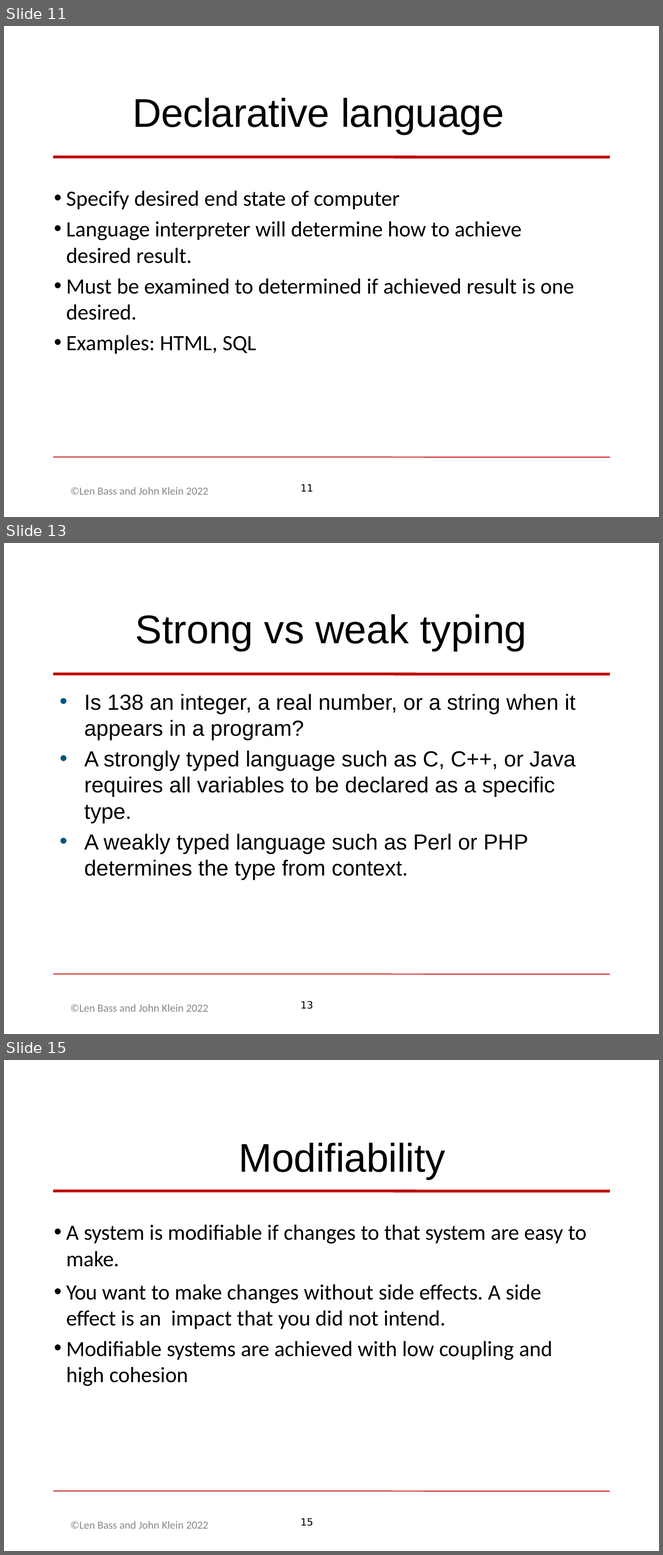
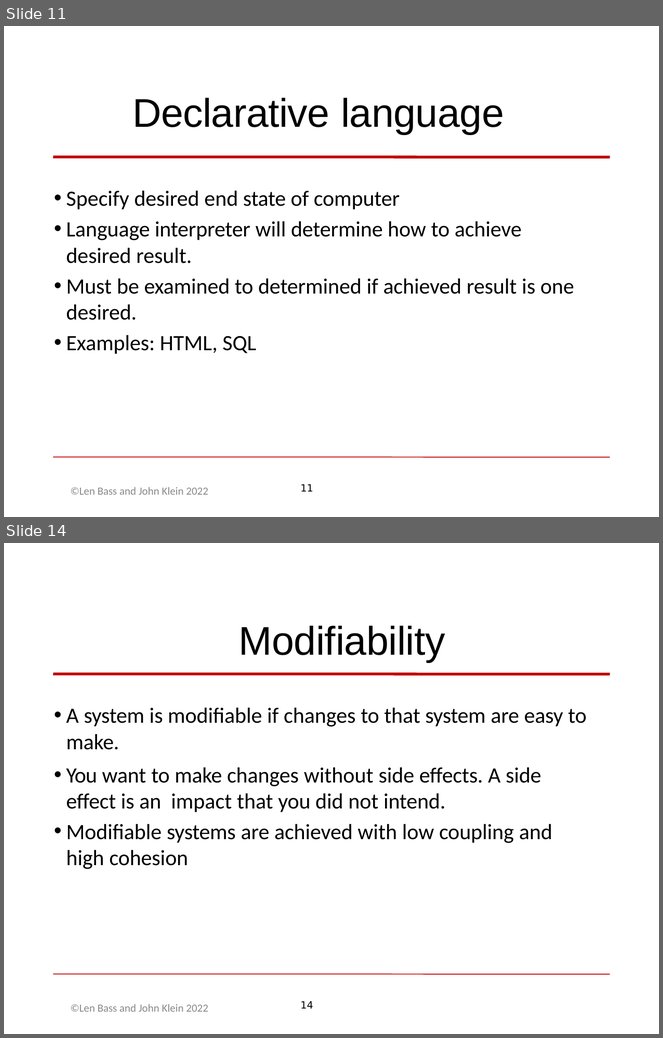
Before and after one commit to len-bass/dosebook, a slide deck: Chap 8 - DevOps preliminaries.pptx. Shown one above the other, each under a label of ours: slides 11, 13 and 15 before the commit, slides 11 and 14 after it; the slides between them are not shown. The pictures are 663x1555 and 663x1038 pixels, drawn with LibreOffice and Linux fonts; fonts in the diff are those of the drawing; background and template pictures are left out. Boxes give left, top, right and bottom in pixels: in the first picture for what was removed or moved away, otherwise in the second. Text is boxed around its words. In the diff, an @@ line names an element or a change of style, - is before the commit and + after.

```diff
--- a/Chap 8 - DevOps preliminaries.pptx
+++ b/Chap 8 - DevOps preliminaries.pptx
@@ slide 13 removed at [4, 543, 659, 1034], background #FFFFFF; not listed: 3 template elements that a slide beside it also shows @@
@@ title removed at [136, 614, 527, 651] @@
-Strong vs weak typing
@@ text removed at [84, 694, 576, 880] @@
-• Is 138 an integer, a real number, or a string when it appears in a program?
-• A strongly typed language such as C, C++, or Java requires all variables to be declared as a specific type.
-• A weakly typed language such as Perl or PHP determines the type from context.
@@ text removed at [71, 1004, 208, 1012] @@
-©Len Bass and John Klein 2022
@@ what was slide 15 is now slide 14 @@
@@ page number at [300, 1002, 313, 1009]: text changed @@
-15
+14
```
Also in this commit, not shown: 5 slides changed.
